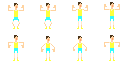
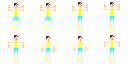
Two versions of the same layered image (128x64). Layer-by-layer changes:
painted on "Frame 1 copy 3" (1st of 2, in "Spotter") over (110, 4, 113, 26)
painted on "Frame 1 copy 2" over (78, 4, 81, 26)
painted on "Frame 1 copy 4" (1st of 2, in "Spotter") over (44, 5, 52, 25)
painted on "Frame 1 copy" over (12, 5, 20, 25)
